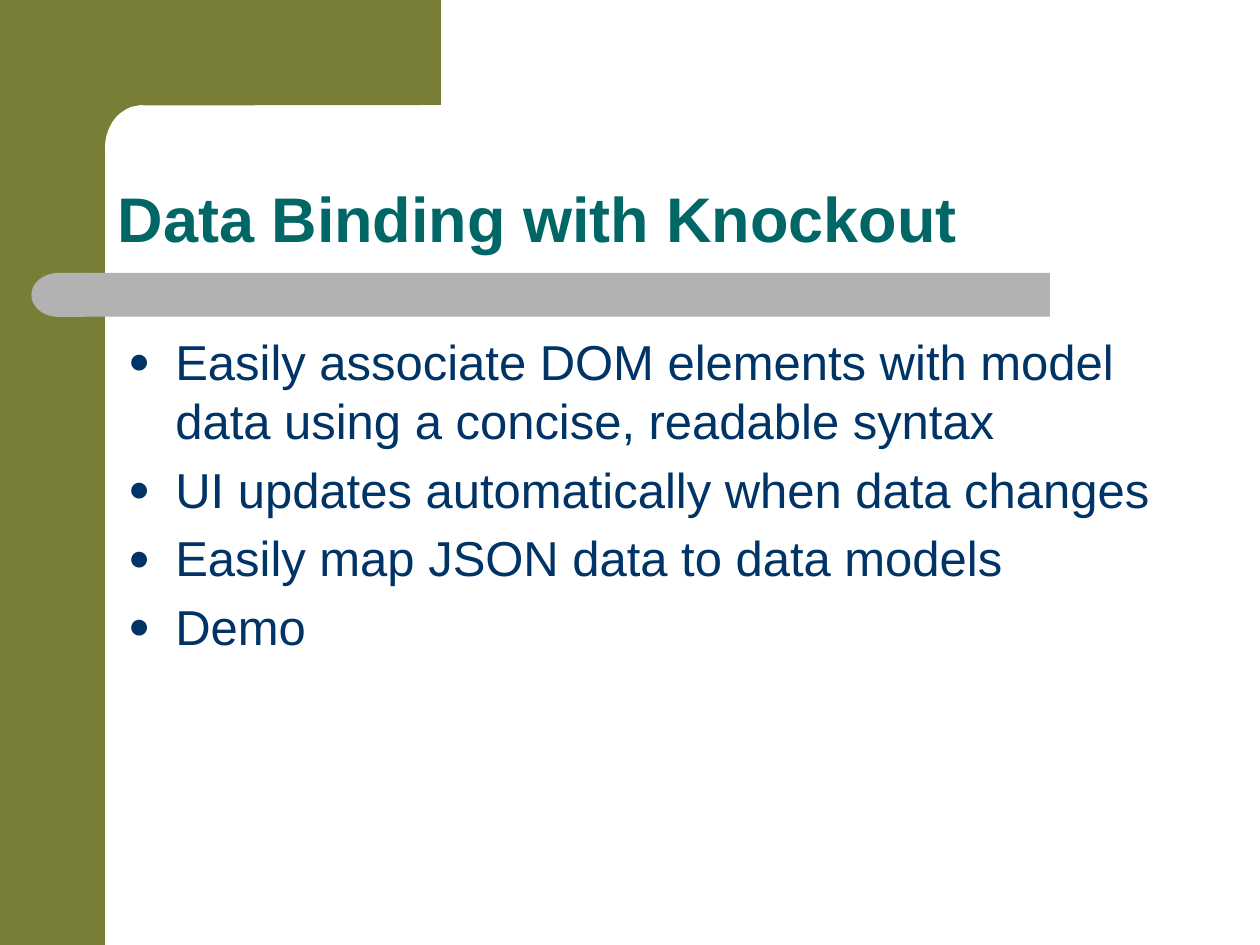
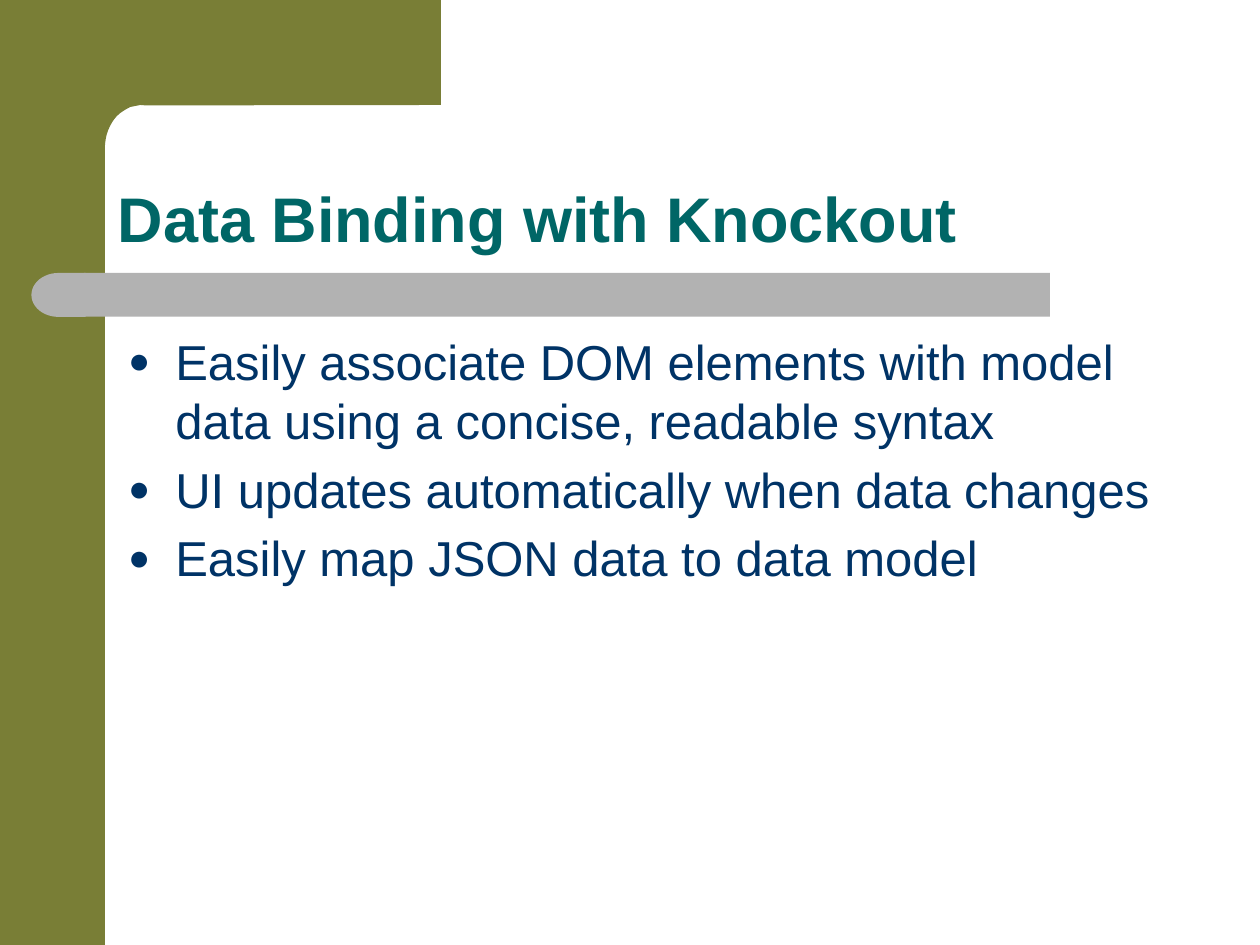
Before and after one commit to jkwuc89/RealPhonegapApp, a slide deck: slide 11 of RealWorldMobileAppDevelopment.pptx. Drawn at 1260x945 pixels with LibreOffice and Linux fonts; fonts in the diff are those of the drawing; background and template pictures are left out. Boxes give left, top, right and bottom in pixels: in the first picture for what was removed or moved away, otherwise in the second. Text is boxed around its words. In the diff, an @@ line names an element or a change of style, - is before the commit and + after.

```diff
--- a/RealWorldMobileAppDevelopment.pptx
+++ b/RealWorldMobileAppDevelopment.pptx
@@ text at box(175, 540, 977, 587): text changed @@
-● Easily map JSON data to data models
-● Demo
+● Easily map JSON data to data model
```
Also in this commit, not shown: 11 other slides changed.
